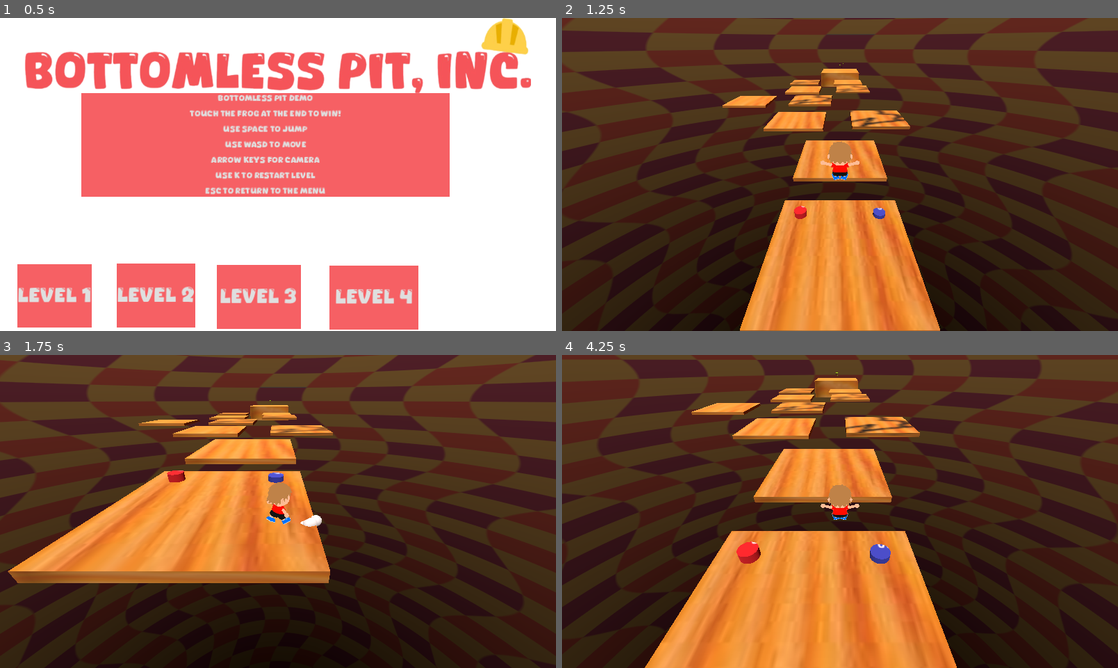
Above: before the commit, frames 1-4 (two rows, left to right).
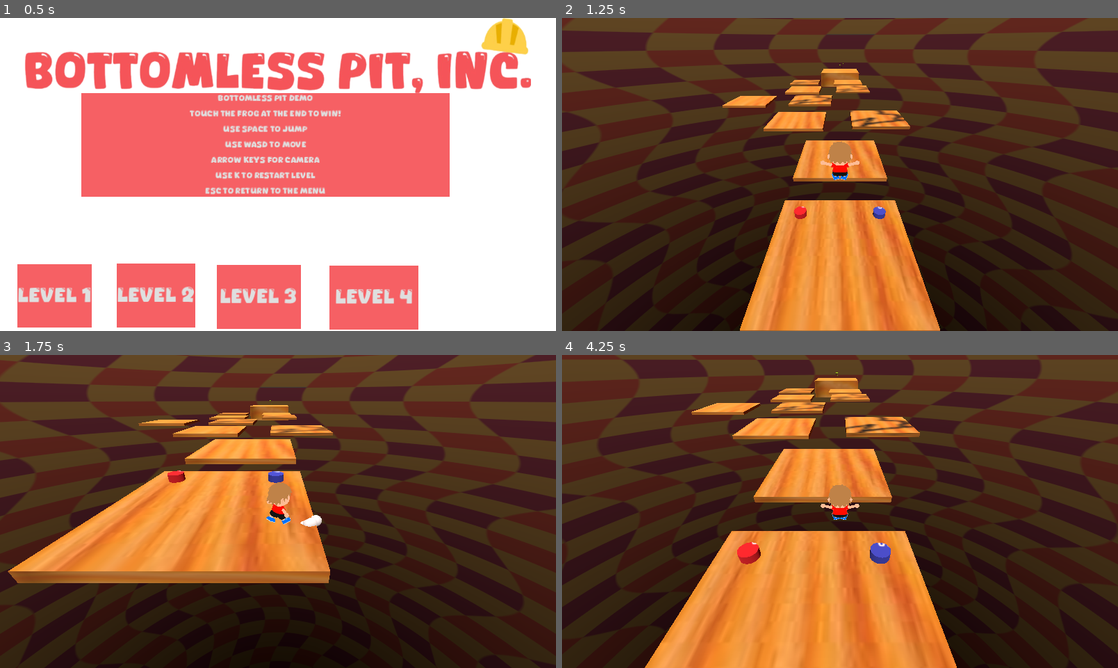
Above: after the commit, the same moments.

Repository: spoiboi/bottomlessPitInc2
Game: Godot game, scene res://Scenes/title_screen.tscn
The game is run twice, just before and just after one commit, with the same random seed, the same clock (stepped at 60 frames per second) and the same inputs.
Inputs:
- Up to frame 1 (0.5 s): no input
- Up to frame 2 (1.25 s): click "Level 1" at 0.5 s
- Up to frame 3 (1.75 s): hold D (right) from 1.28 s (still down); tap Up (camera_down) at 1.35 s; tap Space (jump) at 1.52 s
- Up to frame 4 (4.25 s): release D (right) at 2.03 s; hold S (back) 2.03-2.78 s; tap Left (camera_left) at 2.1 s; tap Space (jump) at 2.27, 3.77 s; hold D (right) 2.78-3.53 s; tap Right (camera_right) at 2.85 s; hold W (forward) from 3.53 s (still down); tap Down (camera_up) at 3.6 s

Frame 1 is identical in both runs. In frame 2, less than 0.1% of the frame differs, in the area x 41-59%, y 60-64%; in frame 3, less than 0.1%; in frame 4, less than 0.1%, in the area x 31-60%, y 59-67%.

Commit message:
Buttons working

Diff:
--- a/Levels/crumbling_hell.tscn
+++ b/Levels/crumbling_hell.tscn
@@ -64,7 +64,7 @@
 autoplay = true
 
 [node name="Button" parent="." instance=ExtResource("8_lfdah")]
-transform = Transform3D(1, 0, 0, 0, 1, 0, 0, 0, 1, -3.25503, 1.5122, -1.39512)
+transform = Transform3D(1, 0, 0, 0, 1, 0, 0, 0, 1, -3.25503, 0.869992, -1.39512)
 
 [node name="Ofbutton" parent="." instance=ExtResource("10_0gx5i")]
-transform = Transform3D(1, 0, 0, 0, 1, 0, 0, 0, 1, 3.242, 1.34017, -1.40307)
+transform = Transform3D(1, 0, 0, 0, 1, 0, 0, 0, 1, 3.242, 0.845767, -1.40307)
--- a/Scenes/ofbutton.tscn
+++ b/Scenes/ofbutton.tscn
@@ -1,7 +1,7 @@
 [gd_scene load_steps=7 format=3 uid="uid://dmtw08nr7oowm"]
 
 [ext_resource type="Texture2D" uid="uid://rvh1ax4byvkb" path="res://Assets/Untitled1.png" id="1_2k2hl"]
-[ext_resource type="Script" path="res://Scenes/ofbutton1.gd" id="1_gbuaw"]
+[ext_resource type="Script" path="res://Scripts/ofbutton1.gd" id="1_gbuaw"]
 
 [sub_resource type="CylinderMesh" id="CylinderMesh_i6fny"]
 
--- /dev/null
+++ b/Scenes/offbutton.tscn
@@ -0,0 +1,3 @@
+[gd_scene format=3 uid="uid://bkmj53q5u336s"]
+
+[node name="Offbutton" type="Node3D"]
--- a/Scenes/ofbutton1.gd
+++ b/Scripts/ofbutton1.gd
@@ -10,7 +10,9 @@
 func _process(delta: float) -> void:
 	pass
 
-
+var count = 0
 
 func _on_area_3d_body_entered(body: Node3D) -> void:
-	position.y -= 1
+	if (count < 2):
+		position.y -= 0.4
+	count = count + 1
--- a/Scripts/onbutton.gd
+++ b/Scripts/onbutton.gd
@@ -10,6 +10,9 @@
 func _process(delta: float) -> void:
 	pass
 
+var count = 0
 
 func _on_nutz_body_entered(body: Node3D) -> void:
-	position.y -= 1
+	if (count < 2):
+		position.y -= 0.4
+	count = count + 1
